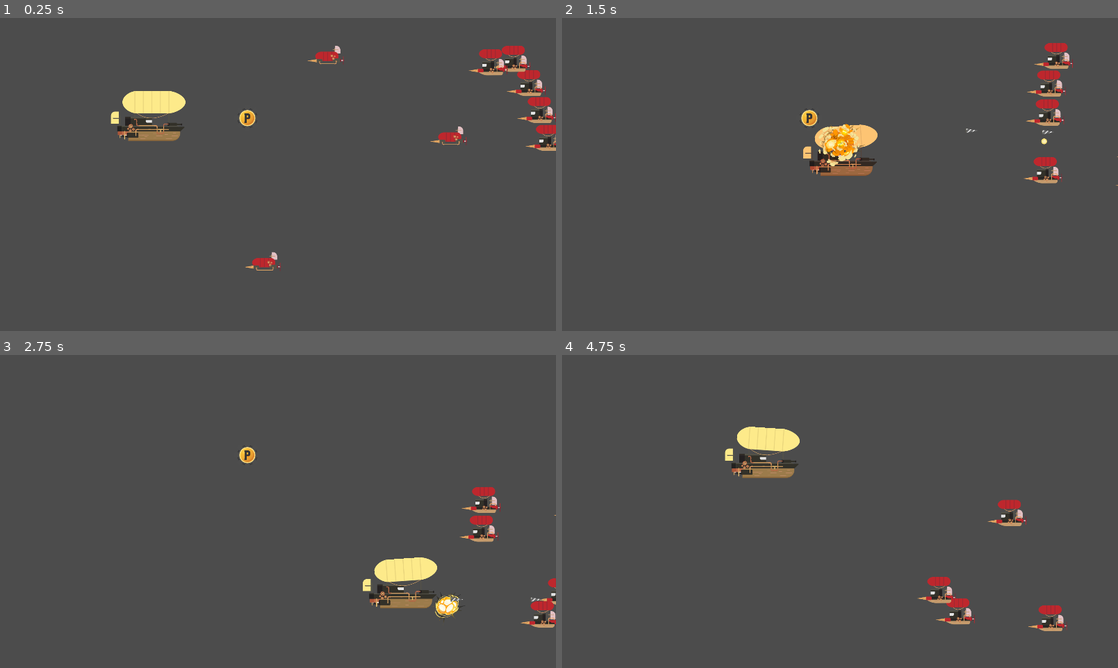
Above: before the commit, frames 1-4 (two rows, left to right).
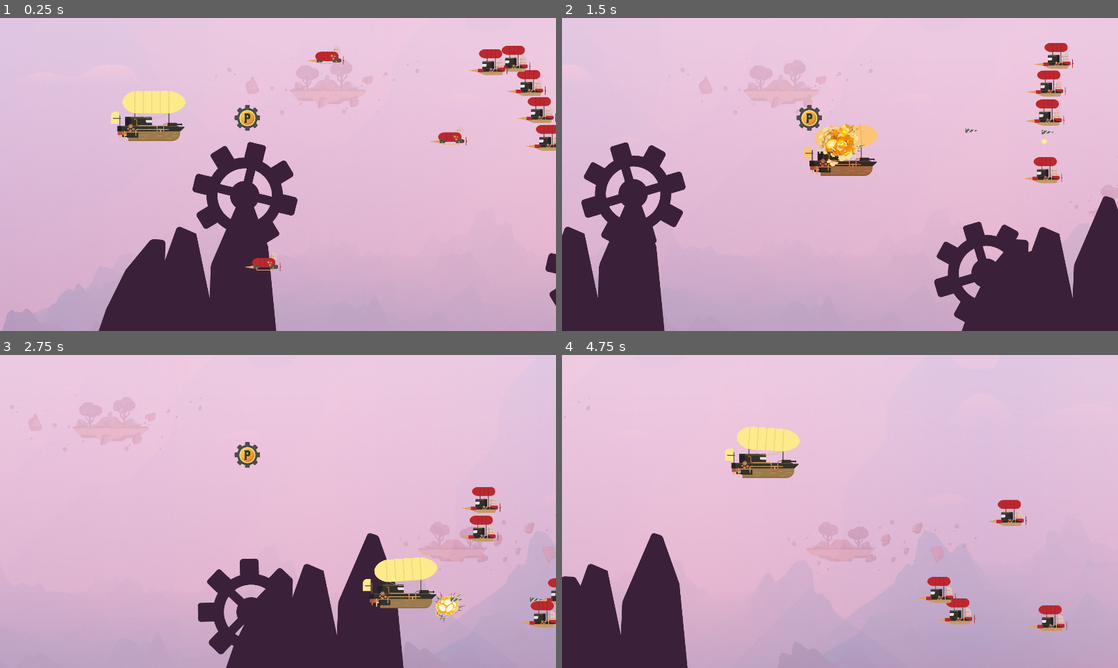
Above: after the commit, the same moments.

Repository: danielmiranda0099/godot_plz_shootEmUp
Game: Godot game, scene res://Scenes/Nivel 1.tscn
Two runs of this game, one before a commit and one after it. Both use one fixed random seed, a clock stepped at 60 frames per second and the inputs below.
Inputs (mouse positions are in pixels of both pictures, inside the frame that each line leads up to):
- Up to frame 1 (0.25 s): no input
- Up to frame 2 (1.5 s): move the mouse to (962, 158) at 0.52 s; press the mouse at (962, 158) at 0.53 s; hold D (move_right) 0.53-1.28 s; move the mouse to (728, 190) at 1.27 s; release the mouse at (728, 190) at 1.28 s; hold S (move_down) from 1.28 s (still down); click (728, 190) at 1.35 s
- Up to frame 3 (2.75 s): move the mouse to (333, 442) at 2.02 s; release S (move_down) at 2.03 s; press the mouse at (333, 442) at 2.03 s; hold D (move_right) from 2.03 s (still down)
- Up to frame 4 (4.75 s): move the mouse to (812, 574) at 2.77 s; release D (move_right) at 2.78 s; release the mouse at (812, 574) at 2.78 s; hold W (move_up) 2.78-3.53 s; click (812, 574) at 2.85 s; move the mouse to (1006, 558) at 3.52 s; press the mouse at (1006, 558) at 3.53 s; hold A (move_left) from 3.53 s (still down); move the mouse to (673, 464) at 4.27 s; release the mouse at (673, 464) at 4.28 s; click (673, 464) at 4.35 s

The runs differ from the first frame. In frame 1, 97% of the frame differs, in the area x 0-100%, y 0-100%; in frame 2, 97%; in frame 3, 97%; in frame 4, 97%.

Commit message:
[ADD] Parallaz Background

Diff:
--- /dev/null
+++ b/Animation/Engranaje.tres
@@ -0,0 +1,18 @@
+[gd_resource type="Animation" format=2]
+
+[resource]
+resource_name = "Engranaje"
+length = 3.0
+loop = true
+tracks/0/type = "value"
+tracks/0/path = NodePath("engranaje:rotation_degrees")
+tracks/0/interp = 1
+tracks/0/loop_wrap = true
+tracks/0/imported = false
+tracks/0/enabled = true
+tracks/0/keys = {
+"times": PoolRealArray( 0, 3 ),
+"transitions": PoolRealArray( 1, 1 ),
+"update": 0,
+"values": [ 0.0, 360.0 ]
+}
--- /dev/null
+++ b/Scenes/Monte.tscn
@@ -0,0 +1,21 @@
+[gd_scene load_steps=5 format=2]
+
+[ext_resource path="res://Assets/fondo/montana.png" type="Texture" id=1]
+[ext_resource path="res://Assets/fondo/engranaje.png" type="Texture" id=2]
+[ext_resource path="res://Animation/Engranaje.tres" type="Animation" id=3]
+[ext_resource path="res://Scripts/Monte.gd" type="Script" id=4]
+
+[node name="Monte" type="Node2D"]
+script = ExtResource( 4 )
+
+[node name="montana" type="Sprite" parent="."]
+position = Vector2( 766.45, 850.017 )
+texture = ExtResource( 1 )
+
+[node name="engranaje" type="Sprite" parent="."]
+position = Vector2( 966.236, 609.797 )
+rotation = 4.77756
+texture = ExtResource( 2 )
+
+[node name="AnimationEngranaje" type="AnimationPlayer" parent="."]
+anims/Engranaje = ExtResource( 3 )
--- /dev/null
+++ b/Scenes/Monte2.tscn
@@ -0,0 +1,20 @@
+[gd_scene load_steps=5 format=2]
+
+[ext_resource path="res://Animation/Engranaje.tres" type="Animation" id=1]
+[ext_resource path="res://Assets/fondo/montana.png" type="Texture" id=2]
+[ext_resource path="res://Assets/fondo/engranaje.png" type="Texture" id=3]
+[ext_resource path="res://Scripts/Monte.gd" type="Script" id=4]
+
+[node name="monte2" type="Node2D"]
+script = ExtResource( 4 )
+
+[node name="montana" type="Sprite" parent="."]
+position = Vector2( 1639.33, 850.017 )
+texture = ExtResource( 2 )
+
+[node name="engranaje" type="Sprite" parent="."]
+position = Vector2( 1418.14, 883.314 )
+texture = ExtResource( 3 )
+
+[node name="AnimationEngranaje" type="AnimationPlayer" parent="."]
+anims/Engranaje = ExtResource( 1 )
--- a/Scenes/Nivel 1.tscn
+++ b/Scenes/Nivel 1.tscn
@@ -1,17 +1,49 @@
-[gd_scene load_steps=7 format=2]
+[gd_scene load_steps=12 format=2]
 
 [ext_resource path="res://Scenes/Personaje.tscn" type="PackedScene" id=1]
 [ext_resource path="res://Scenes/GrupoEnemigos.tscn" type="PackedScene" id=2]
 [ext_resource path="res://Scenes/EnemigoDirigido.tscn" type="PackedScene" id=3]
 [ext_resource path="res://Assets/disparo/powerUp.png" type="Texture" id=4]
 [ext_resource path="res://Scripts/PowerUp.gd" type="Script" id=5]
+[ext_resource path="res://Scenes/Monte.tscn" type="PackedScene" id=6]
+[ext_resource path="res://Assets/fondo/fondo.jpg" type="Texture" id=7]
+[ext_resource path="res://Scenes/Monte2.tscn" type="PackedScene" id=8]
+[ext_resource path="res://Scripts/Camera2D.gd" type="Script" id=9]
+[ext_resource path="res://Scripts/ParallaxLayer.gd" type="Script" id=10]
 
 [sub_resource type="CircleShape2D" id=1]
 radius = 35.3848
 
 [node name="Nivel 1" type="Node2D"]
 
-[node name="Personaje" parent="." instance=ExtResource( 1 )]
+[node name="ParallaxBackground" type="ParallaxBackground" parent="."]
+
+[node name="ParallaxLayer" type="ParallaxLayer" parent="ParallaxBackground"]
+motion_mirroring = Vector2( 5760, 0 )
+script = ExtResource( 10 )
+velocidad = 5
+
+[node name="fondo" type="Sprite" parent="ParallaxBackground/ParallaxLayer"]
+position = Vector2( 2880, 540 )
+texture = ExtResource( 7 )
+
+[node name="ParallaxLayer2" type="ParallaxLayer" parent="ParallaxBackground"]
+motion_mirroring = Vector2( 5760, 0 )
+script = ExtResource( 10 )
+velocidad = 8
+
+[node name="Monte" parent="ParallaxBackground/ParallaxLayer2" instance=ExtResource( 6 )]
+
+[node name="monte2" parent="ParallaxBackground/ParallaxLayer2" instance=ExtResource( 8 )]
+position = Vector2( 766.811, 0.466736 )
+
+[node name="Camera2D" type="Camera2D" parent="."]
+position = Vector2( 960, 540 )
+current = true
+script = ExtResource( 9 )
+
+[node name="Personaje" parent="Camera2D" instance=ExtResource( 1 )]
+position = Vector2( -450.402, -183.057 )
 
 [node name="GrupoEnemigos" parent="." instance=ExtResource( 2 )]
 
--- /dev/null
+++ b/Scripts/Camera2D.gd
@@ -0,0 +1,6 @@
+extends Camera2D
+
+export (int) var velocidad = 500
+
+#func _physics_process(delta):
+#	position.x += velocidad * delta
--- /dev/null
+++ b/Scripts/Monte.gd
@@ -0,0 +1,4 @@
+extends Node2D
+
+func _ready():
+	$AnimationEngranaje.play("Engranaje")
--- /dev/null
+++ b/Scripts/ParallaxLayer.gd
@@ -0,0 +1,6 @@
+extends ParallaxLayer
+
+export (int) var velocidad = 0
+
+func _process(delta):
+	motion_offset -= Vector2(velocidad,0)
